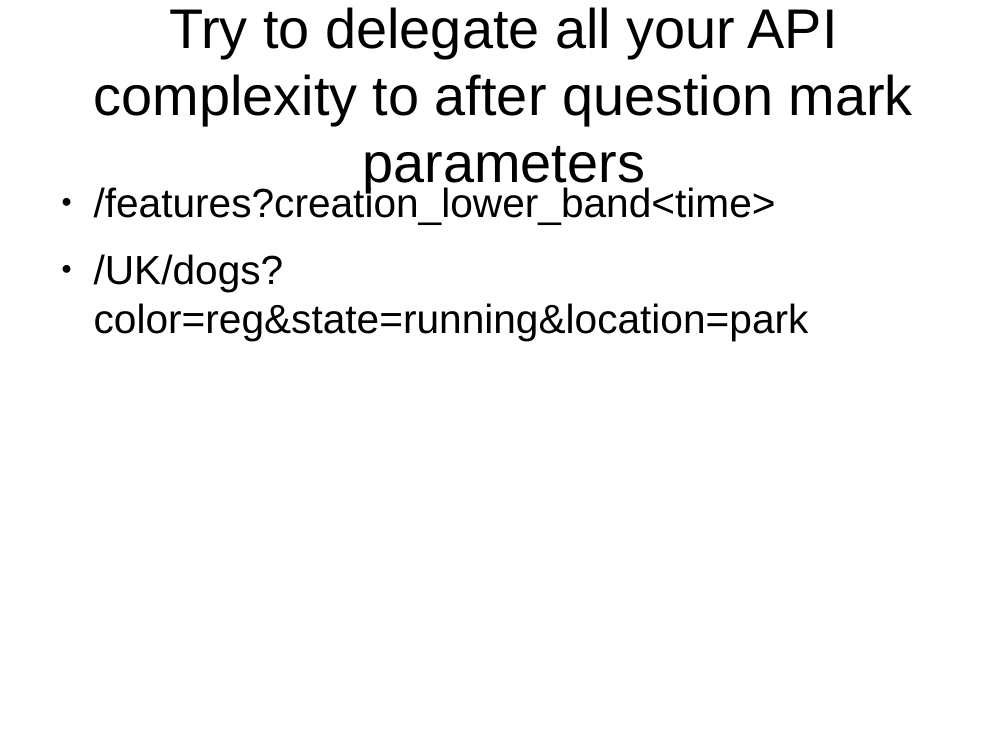
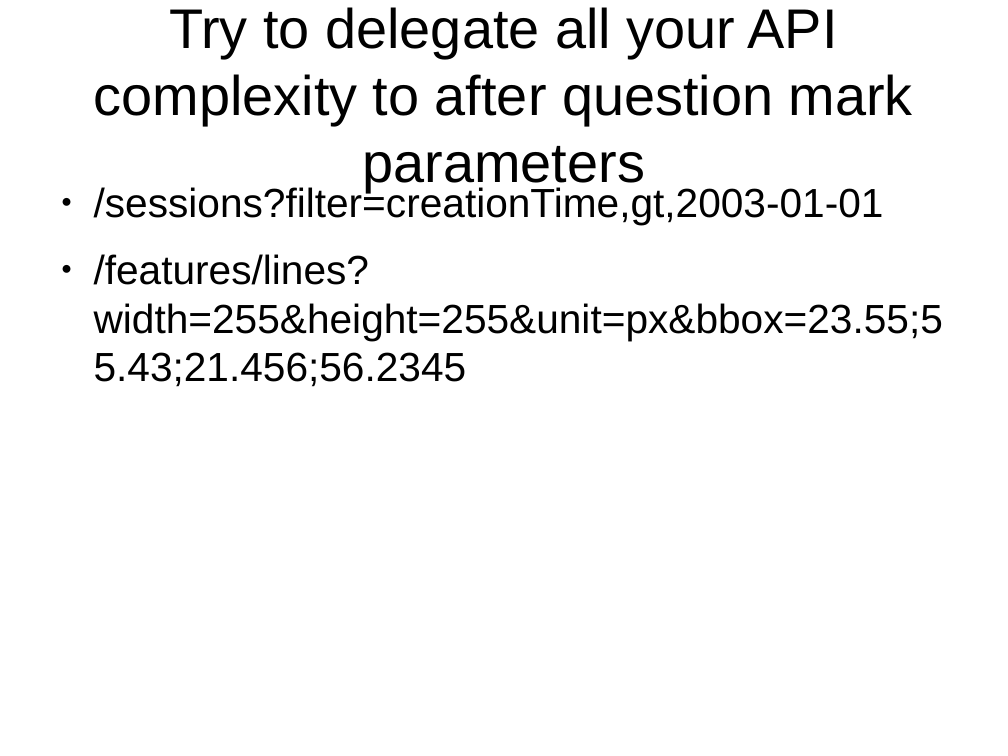
Before and after one commit to netzu/rest-presentation, a slide deck: slide 20 of RestfulFundaments.odp. Drawn at 1008x756 pixels with LibreOffice and Linux fonts; fonts in the diff are those of the drawing. Boxes give left, top, right and bottom in pixels: in the first picture for what was removed or moved away, otherwise in the second. Text is boxed around its words. In the diff, an @@ line names an element or a change of style, - is before the commit and + after.

```diff
--- a/RestfulFundaments.odp
+++ b/RestfulFundaments.odp
@@ text at [94,185,943,387]: text changed @@
-● /features?creation_lower_band<time>
-● /UK/dogs?color=reg&state=running&location=park
+● /sessions?filter=creationTime,gt,2003-01-01
+● /features/lines?width=255&height=255&unit=px&bbox=23.55;55.43;21.456;56.2345
```
Also in this commit, not shown: 7 other slides changed, 9 slides added, 1 slide removed, 2 other files.
